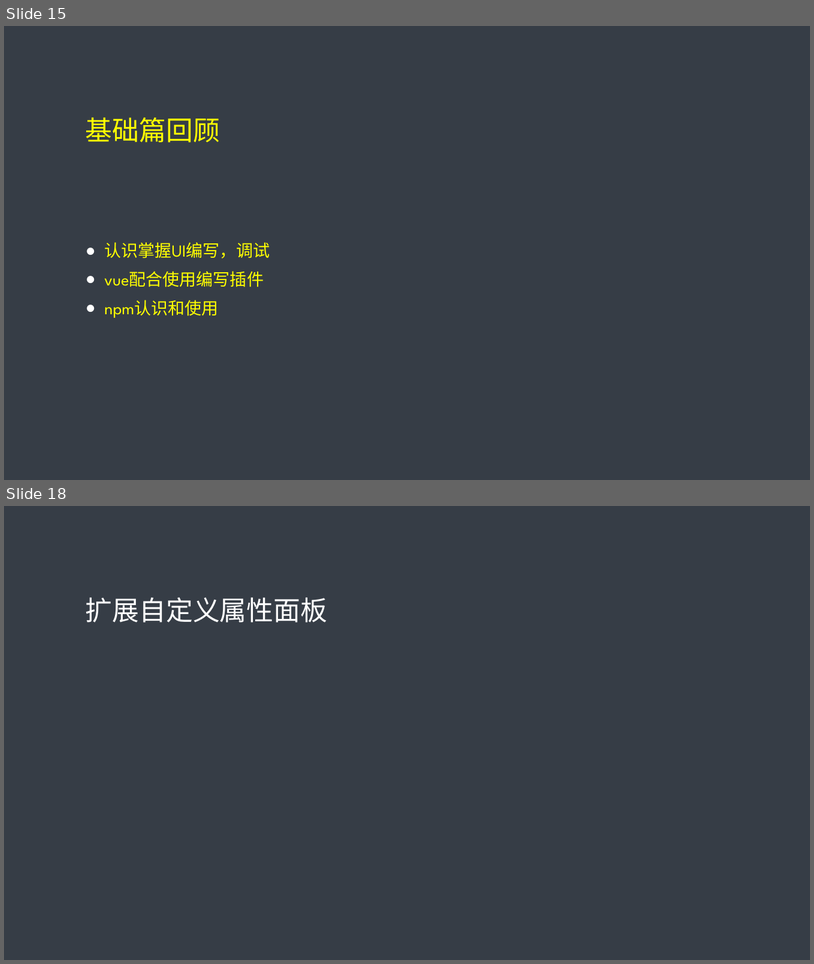
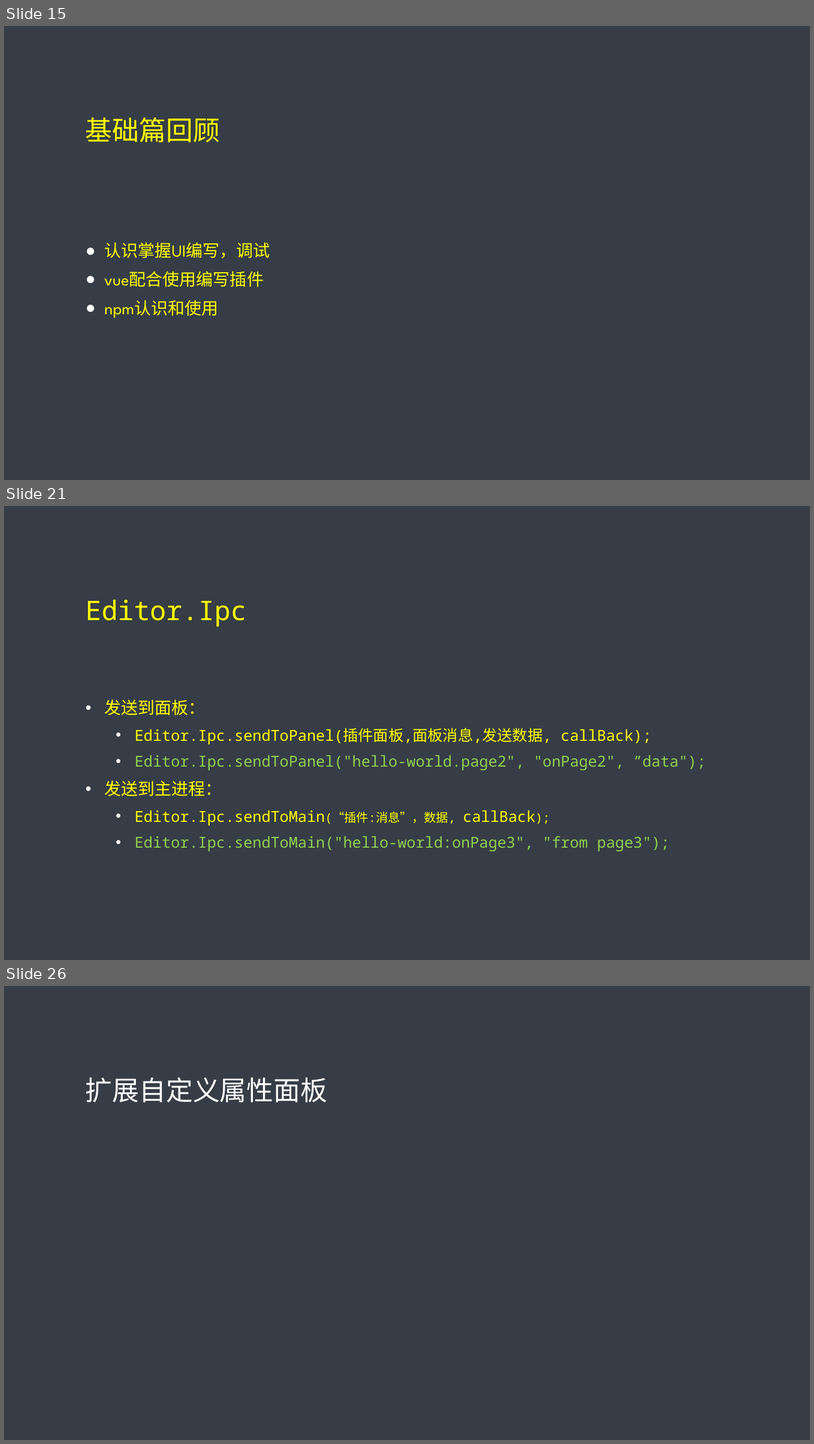
Before and after one commit to tidys/cc-plugin-train, a slide deck: 插件课程文档/插件网络课程.pptx. Shown one above the other, each under a label of ours: slides 15 and 18 before the commit, slides 15, 21 and 26 after it; the slides between them are not shown. The pictures are 814x964 and 814x1444 pixels, drawn with LibreOffice and Linux fonts; fonts in the diff are those of the drawing. Boxes give left, top, right and bottom in pixels: in the first picture for what was removed or moved away, otherwise in the second. Text is boxed around its words. In the diff, an @@ line names an element or a change of style, - is before the commit and + after.

```diff
--- a/插件课程文档/插件网络课程.pptx
+++ b/插件课程文档/插件网络课程.pptx
@@ slide 21 added at <box>4,506,810,960</box>, background #363D46 @@
@@ title added at <box>86,600,247,627</box>, 32 pt, text #FFFF00 @@
+Editor.Ipc
@@ text added at <box>104,699,706,851</box>, 18 pt, text #92D050 @@
+• 发送到面板：
+  • Editor.Ipc.sendToPanel(插件面板,面板消息,发送数据, callBack);
+  • Editor.Ipc.sendToPanel("hello-world.page2", "onPage2", ”data");
+• 发送到主进程：
+  • Editor.Ipc.sendToMain(“插件:消息”，数据, callBack);
+  • Editor.Ipc.sendToMain("hello-world:onPage3", "from page3");
@@ what was slide 18 is now slide 26 @@
```
Also in this commit, not shown: 2 slides changed, 7 other slides added, 2 slides removed, 12 other files.
